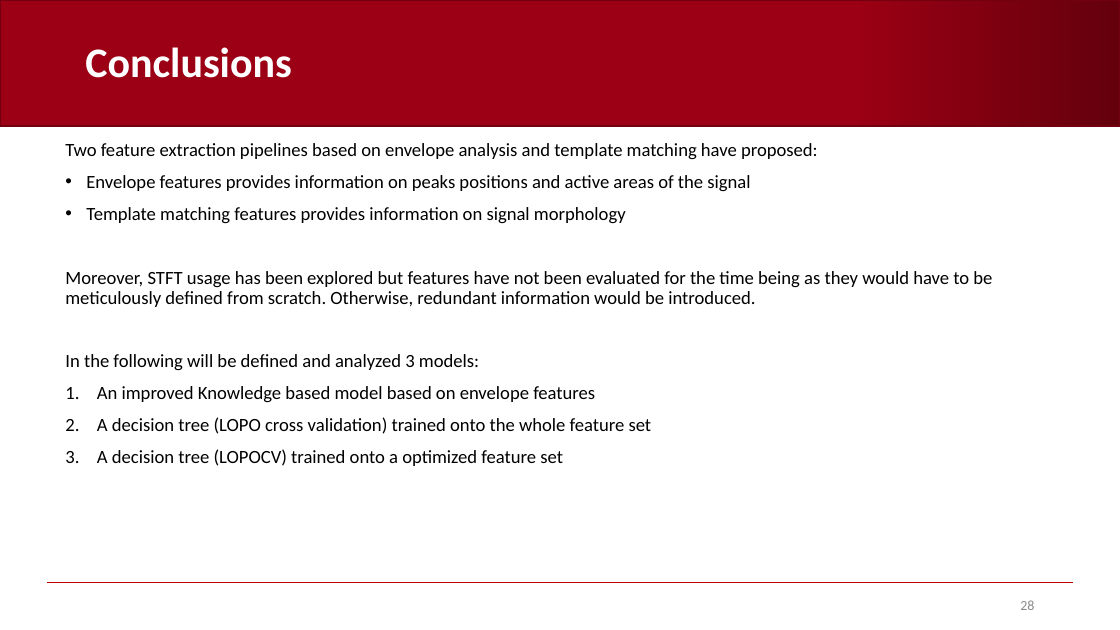
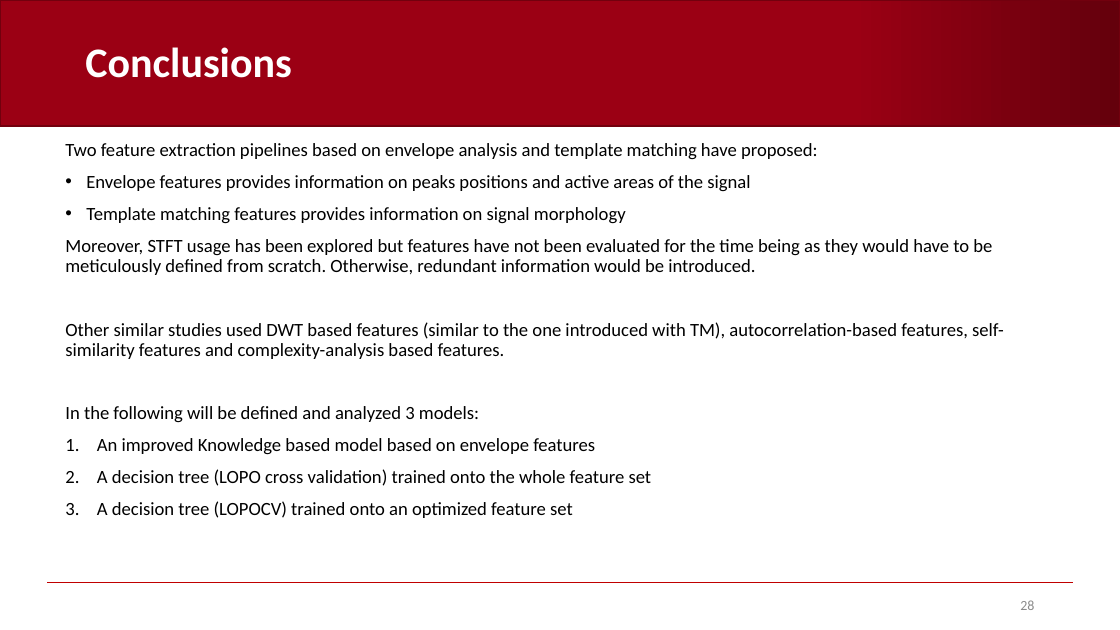
Before and after one commit to AndreaCorrado00/Tesi_magistrale_Corrado_Andrea, a slide deck: slide 28 of Documentation/7. Envelope, TM and STFT features.pptx. Drawn at 1120x630 pixels with LibreOffice and Linux fonts; fonts in the diff are those of the drawing; background and template pictures are left out. Boxes give left, top, right and bottom in pixels: in the first picture for what was removed or moved away, otherwise in the second. Text is boxed around its words. In the diff, an @@ line names an element or a change of style, - is before the commit and + after.

Commit message:
minor change to feature presentation pptx

```diff
--- a/Documentation/7. Envelope, TM and STFT features.pptx
+++ b/Documentation/7. Envelope, TM and STFT features.pptx
@@ text at [65, 322, 1004, 359]: paragraph added @@
+Other similar studies used DWT based features (similar to the one introduced with TM), autocorrelation-based features, self-similarity features and complexity-analysis based features.
@@ text at [97, 501, 573, 518]: text changed @@
-3. A decision tree (LOPOCV) trained onto a optimized feature set
+3. A decision tree (LOPOCV) trained onto an optimized feature set
```
